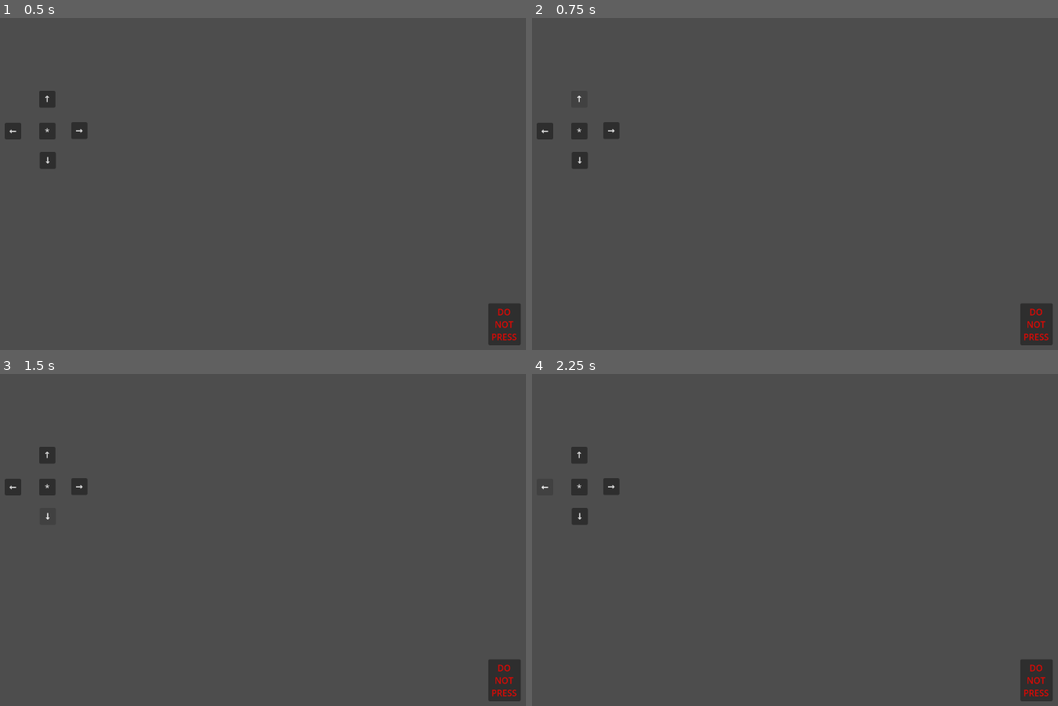
Above: before the commit, frames 1-4 (two rows, left to right).
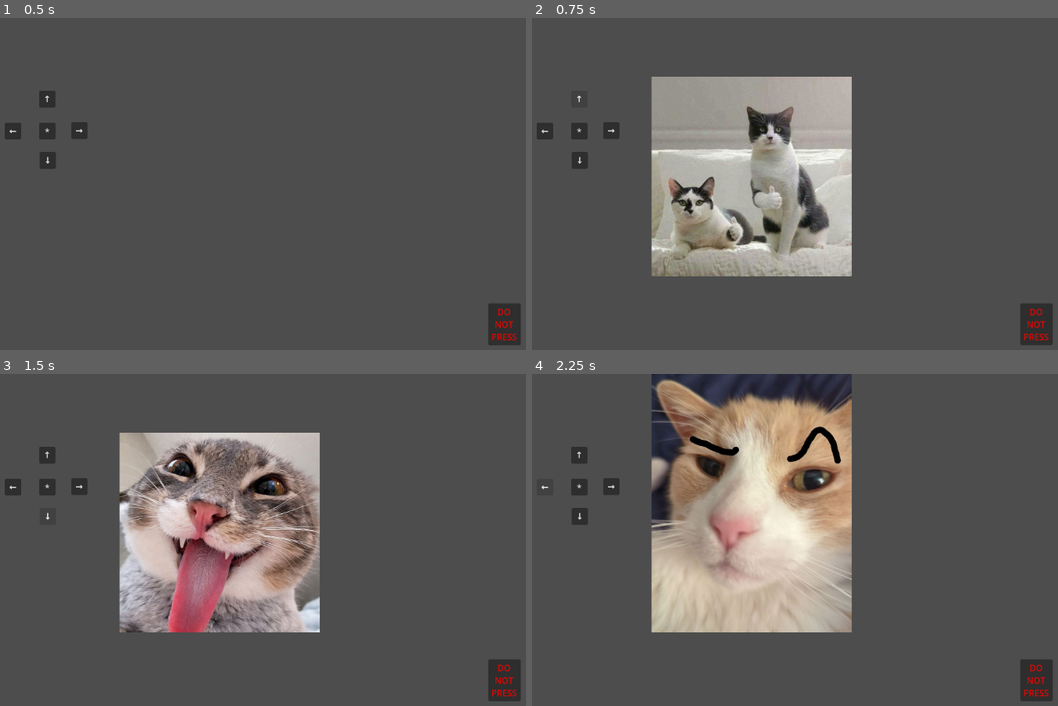
Above: after the commit, the same moments.

Repository: sofiia773/Cat
Game: Godot game, scene res://Main.tscn
Same seed, same stepped clock (60 frames per second), same inputs: the game is played once before the commit and once after it.
Inputs:
- Up to frame 1 (0.5 s): no input
- Up to frame 2 (0.75 s): click "↑" at 0.5 s
- Up to frame 3 (1.5 s): click "↓" at 1.25 s
- Up to frame 4 (2.25 s): click "←" at 2 s

Frame 1 is identical in both runs. In frame 2, 22% of the frame differs, in the area x 22-61%, y 17-78%; in frame 3, 22%; in frame 4, 29%, in the area x 22-61%, y 0-78%.

Commit message:
Added cats

Diff:
--- a/Main.tscn
+++ b/Main.tscn
@@ -108,6 +108,21 @@
 NOT
 PRESS"
 
+[node name="CatImage" type="TextureRect" parent="." unique_id=1503852554]
+visible = false
+layout_mode = 1
+anchors_preset = 8
+anchor_left = 0.5
+anchor_top = 0.5
+anchor_right = 0.5
+anchor_bottom = 0.5
+offset_right = 300.0
+offset_bottom = 300.0
+grow_horizontal = 2
+grow_vertical = 2
+scale = Vector2(0.5, 0.5)
+stretch_mode = 6
+
 [connection signal="pressed" from="UpButton" to="." method="_on_up_button_pressed"]
 [connection signal="pressed" from="DownButton" to="." method="_on_down_button_pressed"]
 [connection signal="pressed" from="LeftButton" to="." method="_on_left_button_pressed"]
--- a/main.gd
+++ b/main.gd
@@ -1,25 +1,47 @@
 extends Control
 
+# отримуємо ноду картинки
+@onready var cat_image = $CatImage
 
-func _on_up_button_pressed() -> void:
-	pass # Replace with function body.
+# масив картинок
+var cat_textures = [
+	preload("res://assets/cat1.jpg"),
+	preload("res://assets/cat2.jpg"),
+	preload("res://assets/cat3.jpg"),
+	preload("res://assets/cat4.jpg")
+]
 
+# запускається при старті
+func _ready():
+	# підключаємо кнопки вручну (ГАРАНТОВАНО працює)
+	$UpButton.pressed.connect(_on_UpButton_pressed)
+	$DownButton.pressed.connect(_on_DownButton_pressed)
+	$LeftButton.pressed.connect(_on_LeftButton_pressed)
+	$RightButton.pressed.connect(_on_RightButton_pressed)
 
-func _on_down_button_pressed() -> void:
-	pass # Replace with function body.
+	# ховаємо картинку на старті
+	cat_image.visible = false
 
+	print("READY") # для перевірки
 
-func _on_left_button_pressed() -> void:
-	pass # Replace with function body.
+# функція показу кота
+func show_cat(index):
+	cat_image.texture = cat_textures[index]
+	cat_image.visible = true
 
+# кнопки
+func _on_UpButton_pressed():
+	print("UP")
+	show_cat(0)
 
-func _on_right_button_pressed() -> void:
-	pass # Replace with function body.
+func _on_DownButton_pressed():
+	print("DOWN")
+	show_cat(1)
 
+func _on_LeftButton_pressed():
+	print("LEFT")
+	show_cat(2)
 
-func _on_center_button_pressed() -> void:
-	pass # Replace with function body.
-
-
-func _on_danger_button_pressed() -> void:
-	pass # Replace with function body.
+func _on_RightButton_pressed():
+	print("RIGHT")
+	show_cat(3)
Binary file added: assets/cat1.jpg
Not shown, added: assets/cat1.jpg.import
Binary file added: assets/cat2.jpg
Not shown, added: assets/cat2.jpg.import
Binary file added: assets/cat3.jpg
Not shown, added: assets/cat3.jpg.import
Binary file added: assets/cat4.jpg
Not shown, added: assets/cat4.jpg.import
Binary file added: assets/cat5.jpg
Not shown, added: assets/cat5.jpg.import
Binary file added: с4.jpg
Not shown, added: с4.jpg.import
(and 1 more such lines)
